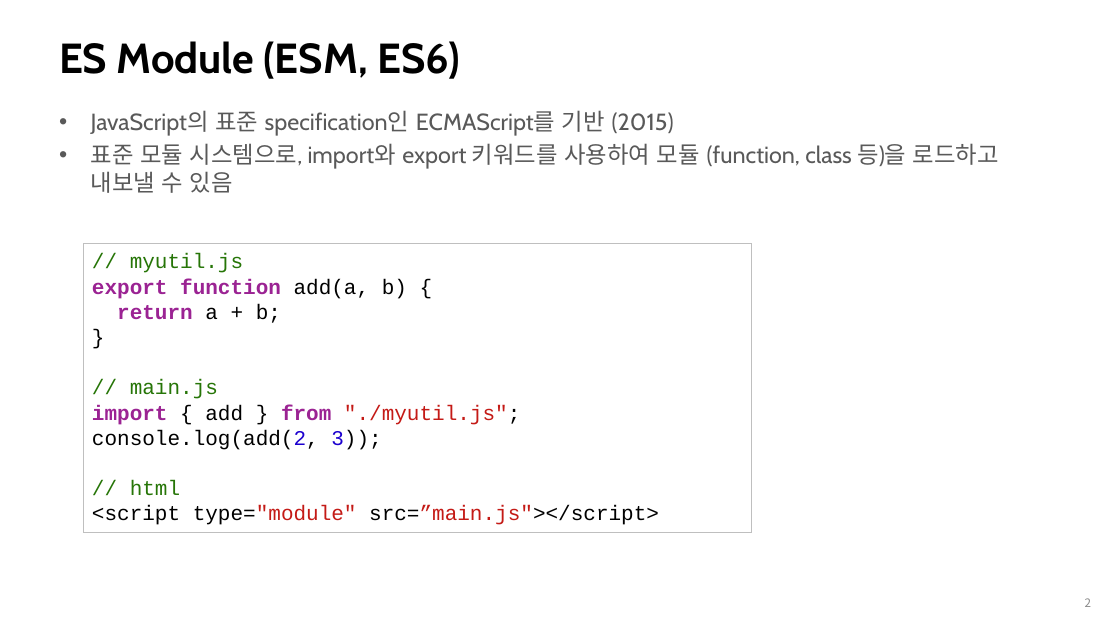
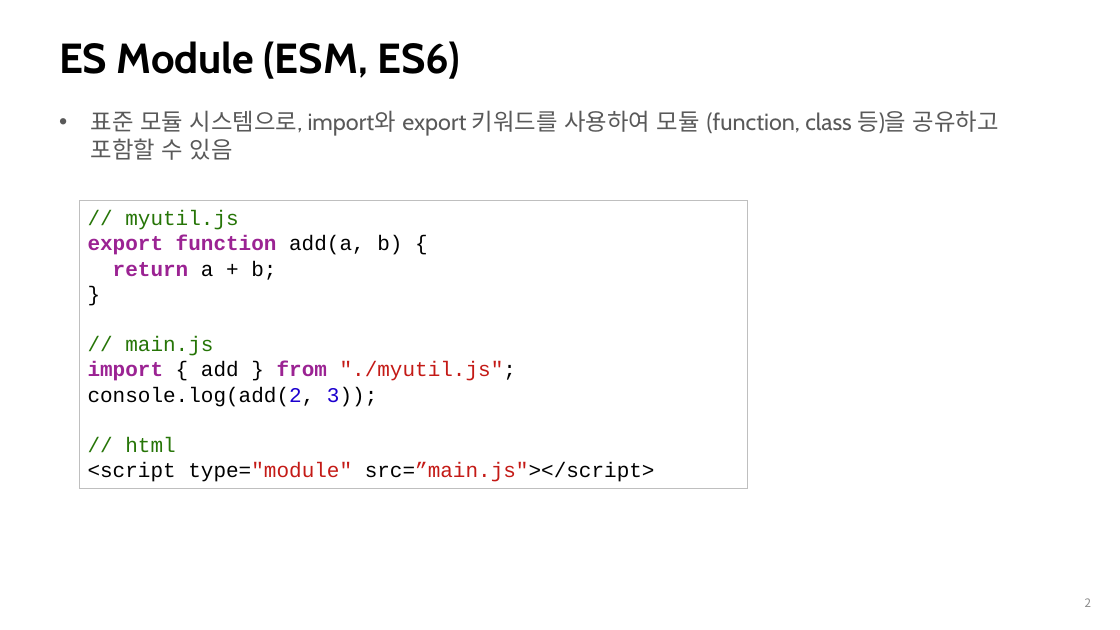
Before and after one commit to nieRmocha/-WebGLDist, a slide deck: slide 2 of Notes/02_3_ShaderUniform.pptx. Drawn at 1120x630 pixels with LibreOffice and Linux fonts; fonts in the diff are those of the drawing. Boxes give left, top, right and bottom in pixels: in the first picture for what was removed or moved away, otherwise in the second. Text is boxed around its words. In the diff, an @@ line names an element or a change of style, - is before the commit and + after.

```diff
--- a/Notes/02_3_ShaderUniform.pptx
+++ b/Notes/02_3_ShaderUniform.pptx
@@ text at <box>91,110,999,160</box>: text changed @@
-• JavaScript의 표준 specification인 ECMAScript를 기반 (2015)
-• 표준 모듈 시스템으로, import와 export 키워드를 사용하여 모듈 (function, class 등)을 로드하고 내보낼 수 있음
+• 표준 모듈 시스템으로, import와 export 키워드를 사용하여 모듈 (function, class 등)을 공유하고 포함할 수 있음
@@ rectangle "// myutil.js": place and size @@
-rectangle "// myutil.js" at <box>84,244,752,532</box>
+rectangle "// myutil.js" at <box>79,201,747,489</box>
```
Also in this commit, not shown: 1 other slide changed, 3 other files.
